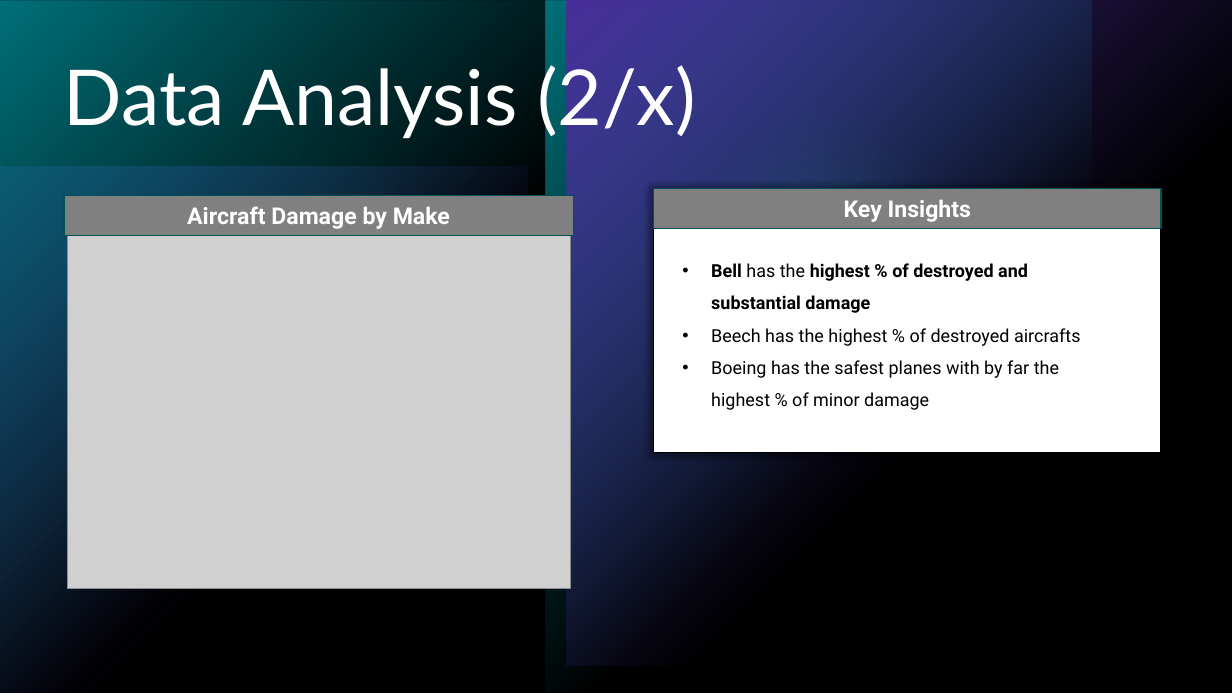
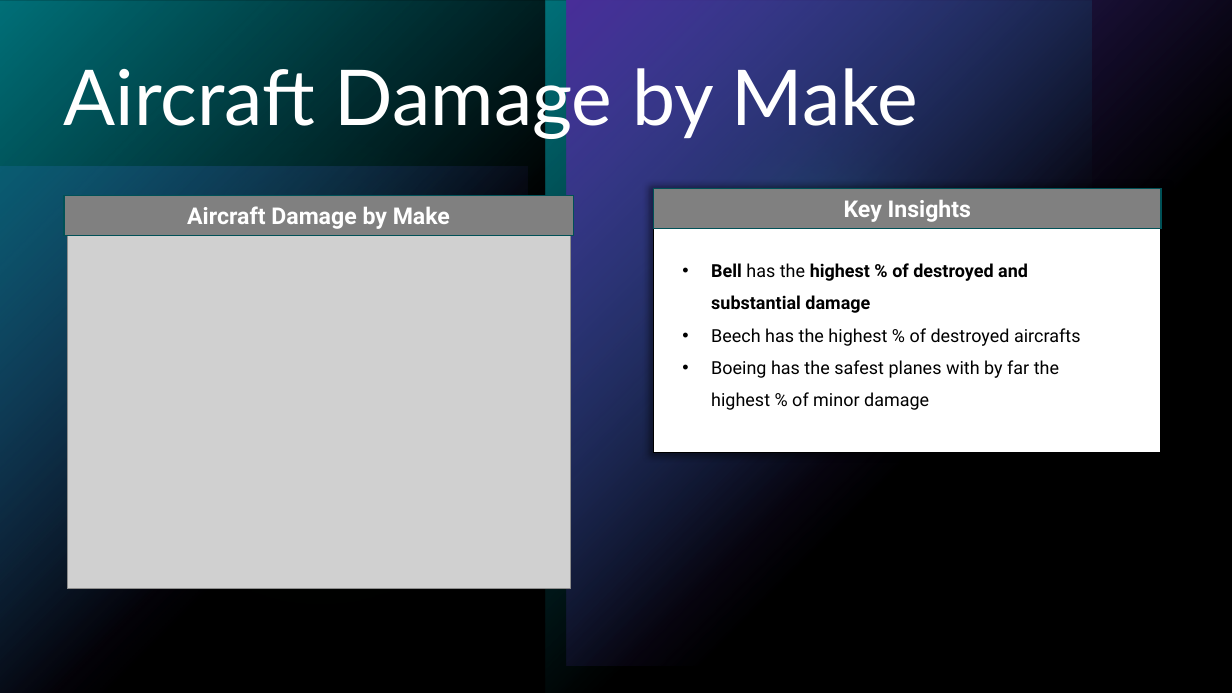
Before and after one commit to alecs1523/Aviation_Data_Analysis, a slide deck: slide 6 of phase_1_aviation_analysis.pptx. Drawn at 1232x693 pixels with LibreOffice and Linux fonts; fonts in the diff are those of the drawing; grey boxes stand for pictures. Boxes give left, top, right and bottom in pixels: in the first picture for what was removed or moved away, otherwise in the second. Text is boxed around its words. In the diff, an @@ line names an element or a change of style, - is before the commit and + after.

```diff
--- a/phase_1_aviation_analysis.pptx
+++ b/phase_1_aviation_analysis.pptx
@@ title at (x1=64, y1=59, x2=918, y2=139): text changed @@
-Data Analysis (2/x)
+Aircraft Damage by Make
```
Also in this commit, not shown: 1 other slide changed, 2 slides added, 2 slides removed.
